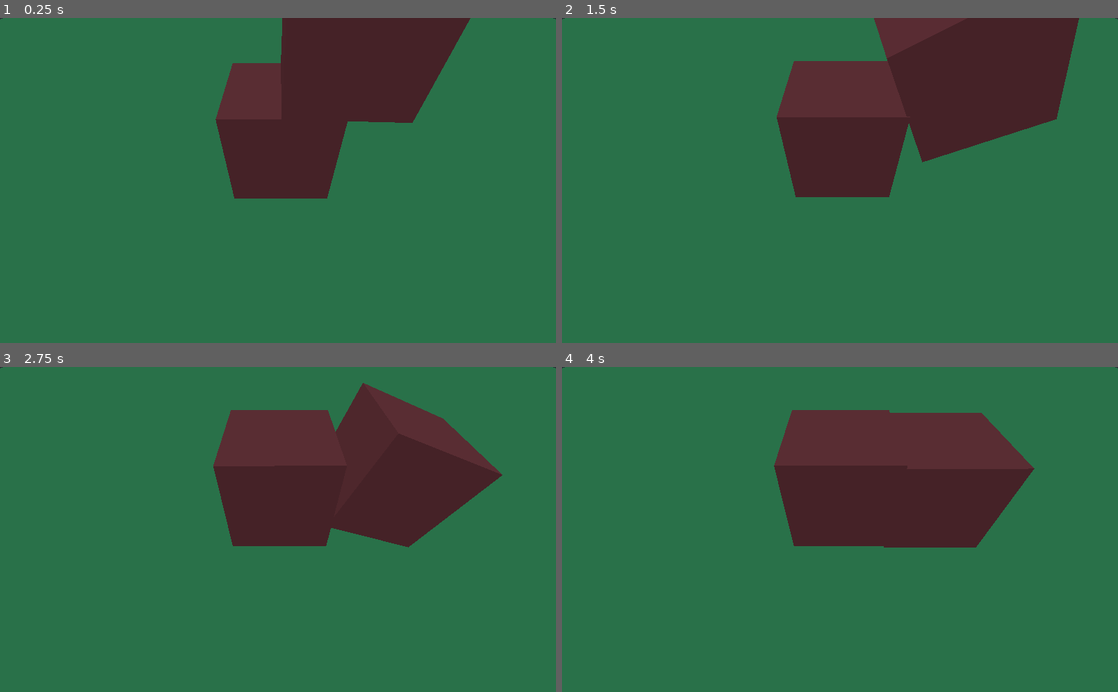
Above: before the commit, frames 1-4 (two rows, left to right).
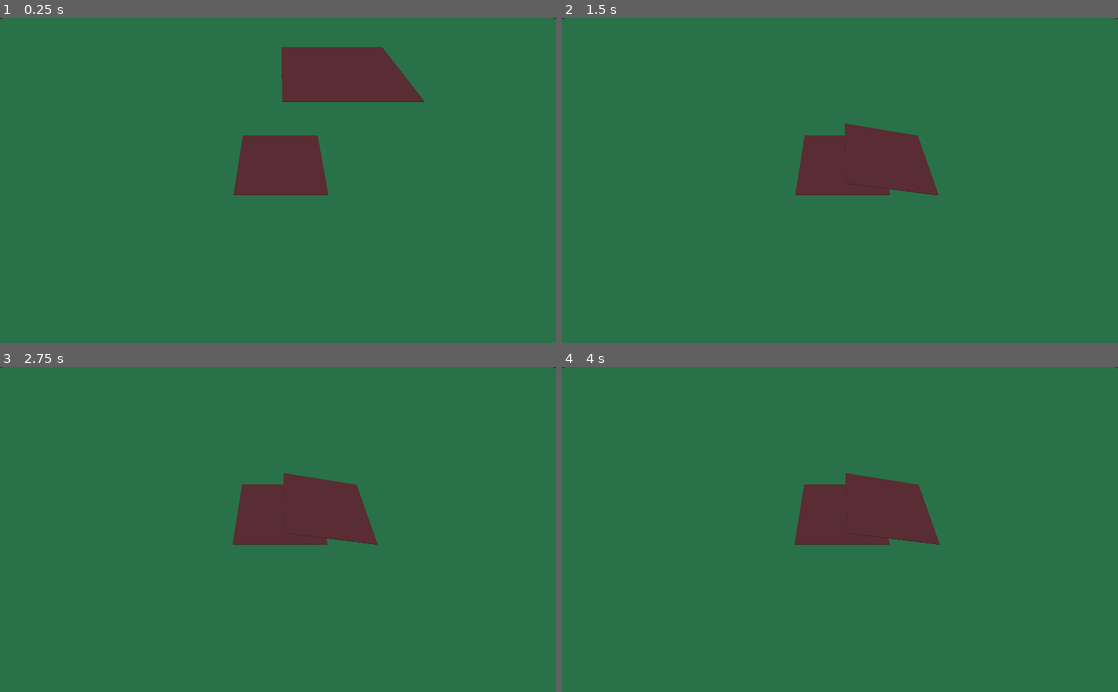
Above: after the commit, the same moments.

Repository: njj-abs/godot-merge-tile
Game: Godot game, scene res://3D/physics/Node.tscn
Same seed, same stepped clock (60 frames per second), same inputs: the game is played once before the commit and once after it. This scene is started directly instead of the project's main scene.
Inputs (mouse positions are in pixels of both pictures, inside the frame that each line leads up to):
- Up to frame 1 (0.25 s): no input
- Up to frame 2 (1.5 s): move the mouse to (962, 164) at 0.52 s; click (962, 164) at 0.67 s; drag from (728, 196) to (812, 245) at 1.27 s
- Up to frame 3 (2.75 s): move the mouse to (333, 458) at 2.02 s; click (333, 458) at 2.17 s
- Up to frame 4 (4 s): drag from (812, 594) to (673, 480) at 2.77 s; tap Enter at 3.5 s; move the mouse to (1006, 578) at 3.52 s; click (1006, 578) at 3.67 s

The runs differ from the first frame. In frame 1, 9.3% of the frame differs, in the area x 38-85%, y 0-56%; in frame 2, 18%, in the area x 38-93%, y 0-56%; in frame 3, 14%; in frame 4, 12%.

Commit message:
Add collision for rigid body.

Diff:
--- /dev/null
+++ b/3D/physics/RigidBody.gd
@@ -0,0 +1,19 @@
+extends RigidBody
+
+
+# Called when the node enters the scene tree for the first time.
+func _ready():
+	pass # Replace with function body.
+
+
+# Called every frame. 'delta' is the elapsed time since the previous frame.
+#func _process(delta):
+#	pass
+
+
+func _on_Dragable_drag_move(node, cast):
+	set_translation(cast['position'])
+
+
+func _on_RigidBody_body_entered(body):
+	print('entered', self)
--- a/3D/physics/RigidBody.tscn
+++ b/3D/physics/RigidBody.tscn
@@ -1,4 +1,6 @@
-[gd_scene load_steps=4 format=2]
+[gd_scene load_steps=5 format=2]
+
+[ext_resource path="res://3D/physics/RigidBody.gd" type="Script" id=1]
 
 [sub_resource type="BoxShape" id=1]
 
@@ -9,11 +11,18 @@
 
 [node name="RigidBody" type="RigidBody"]
 transform = Transform( 1, 0, 0, 0, 1, 0, 0, 0, 1, 0, 5, 0 )
+contacts_reported = 1
+contact_monitor = true
+script = ExtResource( 1 )
 
 [node name="CollisionShape" type="CollisionShape" parent="."]
+transform = Transform( 1, 0, 0, 0, 0.1, 0, 0, 0, 1, 0, 0, 0 )
 shape = SubResource( 1 )
 
-[node name="MeshInstance" type="MeshInstance" parent="."]
-transform = Transform( 1, 0, 0, 4.47035e-08, 1, 0, 1.04308e-07, 2.98023e-08, 1, 0.0620852, 0.00350237, 0.00662541 )
+[node name="MeshInstance" type="MeshInstance" parent="CollisionShape"]
+transform = Transform( 1, -4.47035e-09, -1.04308e-07, 4.47035e-08, 0.1, -2.98023e-08, 1.04308e-07, 2.98023e-09, 1, 0.0620852, 0.00350237, 0.00662541 )
 mesh = SubResource( 2 )
+skeleton = NodePath("../..")
 material/0 = SubResource( 3 )
+
+[connection signal="body_entered" from="." to="." method="_on_RigidBody_body_entered"]
